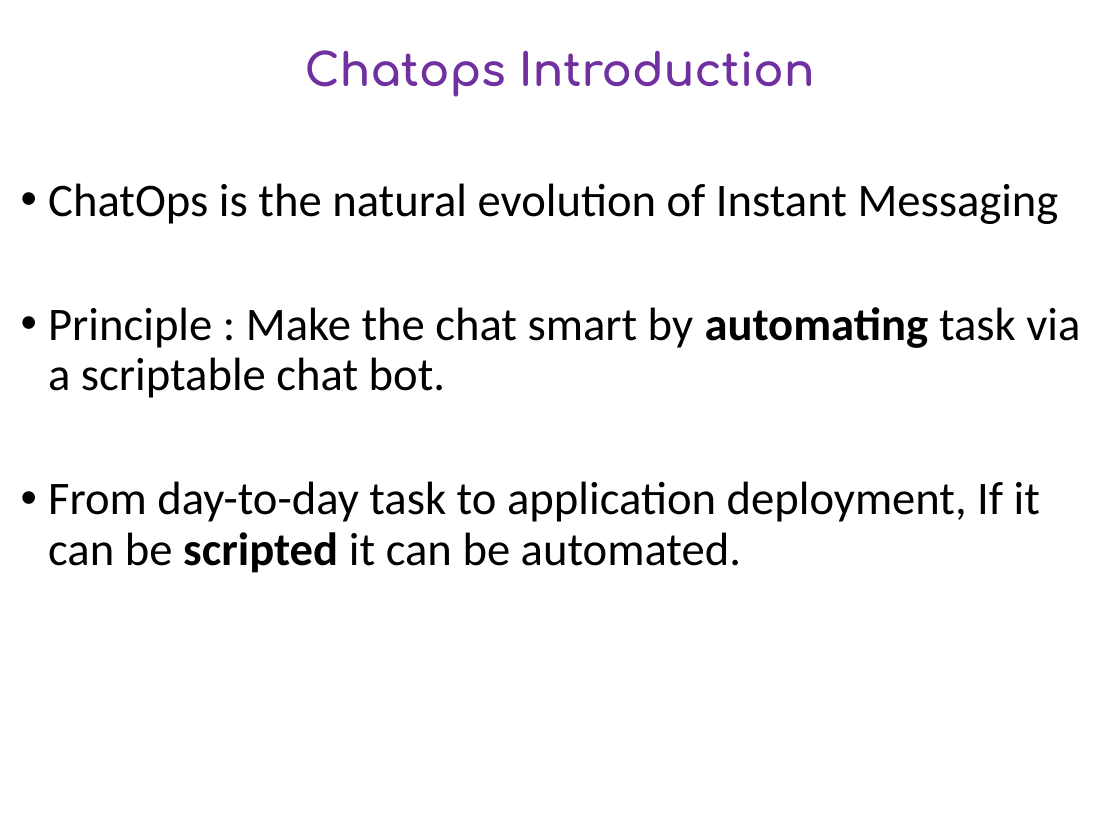
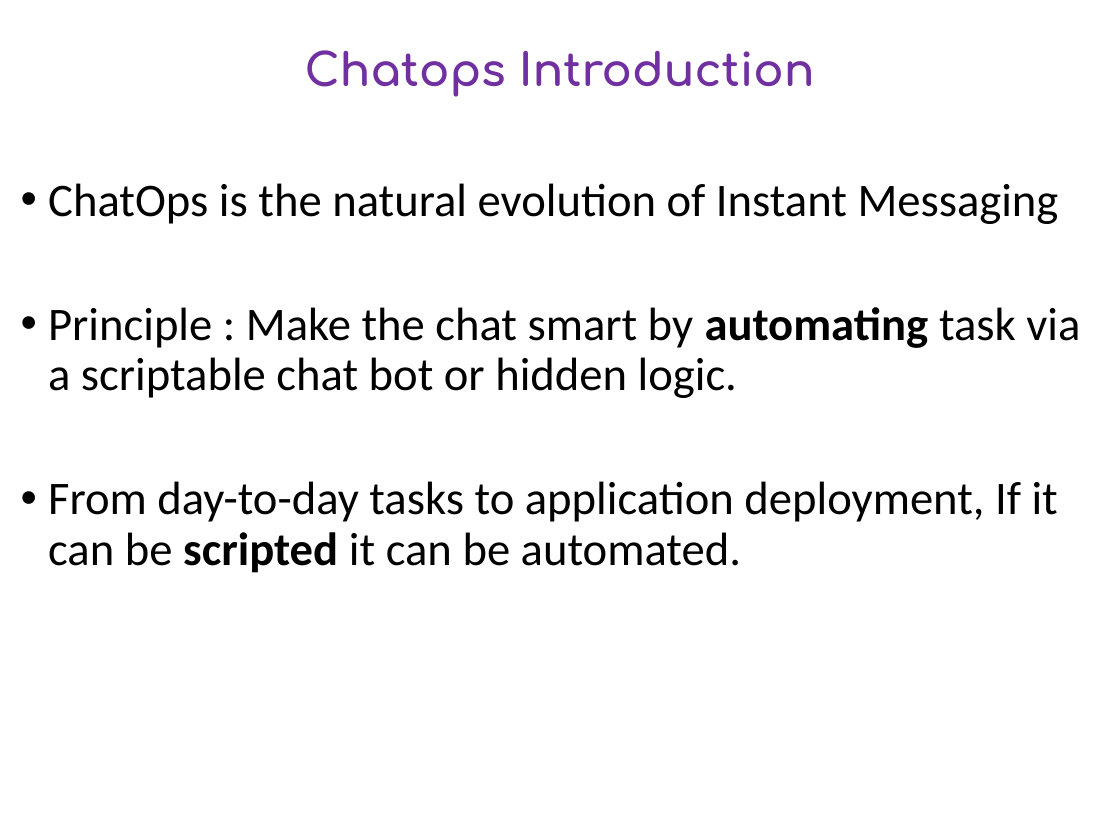
Before and after one commit to DevOpsPlayground/Hands-on-with-ChatOps, a slide deck: slide 4 of devops_playground_intro.pptx. Drawn at 1120x840 pixels with LibreOffice and Linux fonts; fonts in the diff are those of the drawing. Boxes give left, top, right and bottom in pixels: in the first picture for what was removed or moved away, otherwise in the second. Text is boxed around its words. In the diff, an @@ line names an element or a change of style, - is before the commit and + after.

```diff
--- a/devops_playground_intro.pptx
+++ b/devops_playground_intro.pptx
@@ text at bbox=[48, 307, 1080, 573]: text changed @@
-• Principle : Make the chat smart by automating task via a scriptable chat bot.
-• From day-to-day task to application deployment, If it can be scripted it can be automated.
+• Principle : Make the chat smart by automating task via a scriptable chat bot or hidden logic.
+• From day-to-day tasks to application deployment, If it can be scripted it can be automated.
```
Also in this commit, not shown: 6 other slides changed, 2 slides added.
